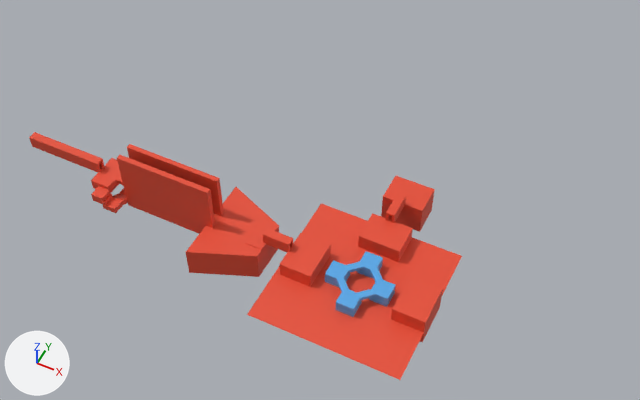
One commit to the Blender file etc/level_blend_files/dungeon1_blockout.blend: the scene before it, then after it.
Before and after are seen from a 50 mm camera at (33.0, -79.9, 117.0) aimed at (-13.6, 13.2, 0.5). The axes (+X, +Y, +Z) are drawn at lower left. The lights are the same throughout.
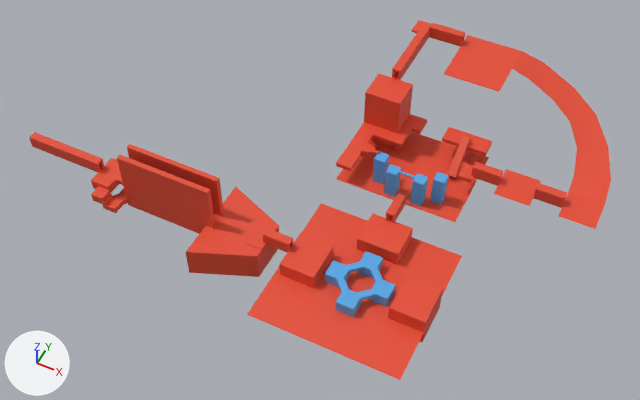
Commit message: Creates dungeon1 blockout a little more

What differs and where, as boxes [x1, y1, x2, y2] in the pictures (640 x 400 px; the box of a moved part takes in the faces that stretch with it):
'Cube.015', reshaped (34% wider, 45% taller): before [29, 132, 462, 380]; after [29, 20, 611, 380]
'Cube.010', reshaped: before [325, 251, 396, 317]; after [325, 152, 449, 317]
part 1 of me_cube_012, added (blue): after [384, 164, 401, 197]
part 2 of me_cube_012, added: after [373, 152, 389, 184]
part 3 of me_cube_012, added (blue): after [410, 173, 428, 206]
part 4 of me_cube_012, added (blue): after [430, 172, 449, 205]
part 5 of me_cube_012, added: after [398, 171, 415, 178]
part 6 of me_cube_017, added (red): after [442, 127, 492, 156]
part 7 of me_cube_017, added: after [458, 163, 474, 183]
part 8 of me_cube_017, added (red): after [471, 162, 503, 186]
part 9 of me_cube_017, added (red): after [533, 183, 567, 208]
part 10 of me_cube_017, added (red): after [392, 25, 430, 80]
part 11 of me_cube_017, added (red): after [429, 23, 465, 47]
part 12 of me_cube_017, added: after [412, 20, 432, 33]
part 13 of me_cube_017, added (red): after [336, 114, 427, 171]
part 14 of me_cube_017, added (red): after [444, 35, 611, 229]
part 15 of me_cube_017, built on: before [381, 176, 435, 232]; after [336, 74, 541, 222]
part 16 of me_cube_017, moved or reshaped: [280, 213, 443, 342] in both

Edits to the bpy script that builds the scene:
```text
Change me_cube_012:
    where me_cube_012.from_pydata(...)  # 92 vertices, 70 faces; spans x -41.3..6.0, y -6.2..5.2, z -0.9..3.9
    used by ob_cube_010; location = (0.0, 0.0, 0.0)
    me_cube_012 part 1: a new loose piece, a box spanning x -3.5..-1.5, y 17.8..19.8, z 2.8..8.2, in mat_icy (blue #56a7e7)
    me_cube_012 part 2: a new loose piece, a box spanning x -6.5..-4.5, y 19.7..21.7, z 2.8..8.2, in mat_icy (blue #56a7e7)
    me_cube_012 part 3: a new loose piece, a box spanning x 1.4..3.4, y 17.8..19.8, z 2.8..8.2, in mat_icy (blue #56a7e7)
    me_cube_012 part 4: a new loose piece, a box spanning x 4.4..6.4, y 19.7..21.7, z 2.8..8.2, in mat_icy (blue #56a7e7)
    me_cube_012 part 5: a new loose piece, a box spanning x -1.5..1.45, y 18.63..19.04, z 8.07..8.24, in mat_icy (blue #56a7e7)
Change me_cube_017:
    used by ob_cube_015; location = (0.0, 0.0, 0.0)
    remove me_cube_017.from_pydata(...)  # 236 vertices, 205 faces; spans x -64.5..13.1, y -13.3..22.6, z -3.1..11.3
    add me_cube_017.from_pydata(...)  # 516 vertices, 447 faces; spans x -64.5..31.5, y -13.3..51.6, z -3.1..16.1
    me_cube_017 part 6: a new loose piece, a box spanning x 1.77..9.94, y 30.9..34.19, z 6.12..6.94, in mat_regular (red #e74d32)
    me_cube_017 part 7: a new loose piece, a box spanning x 7.47..9.94, y 23.66..26.96, z 6.12..6.94, in mat_regular (red #e74d32)
    me_cube_017 part 8: the loose piece of 32 vertices spanning x -17.0..-12.1, y -1.1..0.5, z 2.4..4.7 is copied, and the copy is moved by (26.5, 25.6, 4.3); it spans x 9.5..14.4, y 24.6..26.1, z 6.7..9.0
    me_cube_017 part 9: the loose piece of 32 vertices spanning x -17.0..-12.1, y -1.1..0.5, z 2.4..4.7 is copied, and the copy is moved by (37.5, 25.6, 4.3); it spans x 20.5..25.4, y 24.6..26.1, z 6.7..9.0
    me_cube_017 part 10: the loose piece of 32 vertices spanning x -0.8..0.7, y 12.3..17.2, z 2.4..4.7 is copied, and the copy is scaled about its middle by (-1, -2.86, 1), then moved by (-9.1, 26.4, 11.4); it spans x -9.9..-8.3, y 34.2..48.1, z 13.7..16.1
    me_cube_017 part 11: the loose piece of 32 vertices spanning x -17.0..-12.1, y -1.1..0.5, z 2.4..4.7 is copied, and the copy is scaled about its middle by (1.29, 1, 1), then moved by (9.4, 49.2, 11.4); it spans x -8.3..-2.0, y 48.1..49.7, z 13.7..16.1
    me_cube_017 part 12: a new loose piece, a box spanning x -11.87..-8.34, y 48.13..51.63, z 13.79..14.16, in mat_regular (red #e74d32)
    me_cube_017 part 13: a new loose piece of 84 vertices spanning x -12.4..-2.4, y 17.0..34.2, z 6.1..7.6, in mat_regular (red #e74d32)
    me_cube_017 part 14: a new loose piece of 20 vertices spanning x -2.0..31.5, y 22.2..51.6, z 7.1..14.0, in mat_regular (red #e74d32)
    me_cube_017 part 15: 8 vertices moved from x -3.3..4.0, y 17.0..22.6, z -2.8..2.8 to x -12.4..9.9, y 17.0..34.2, z 2.8..8.2; 24 vertices added at x -12.4..20.5, y 21.0..34.2, z 2.7..14.0
    me_cube_017 part 16: 12 vertices moved from x -6.7..7.5, y -4.0..7.1, z -2.8..2.8 to x -6.2..7.0, y -4.0..6.5, z -2.8..2.8
```
